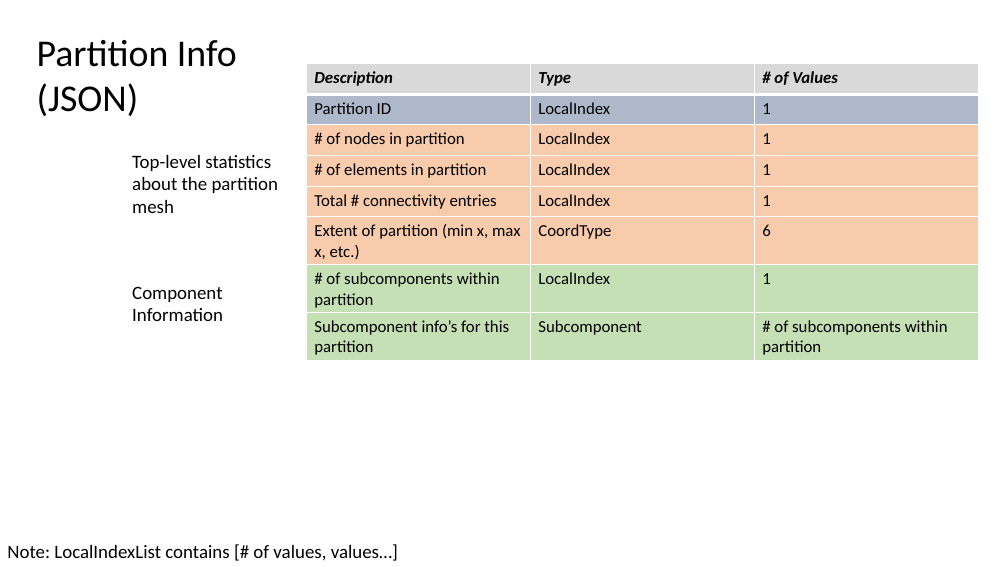
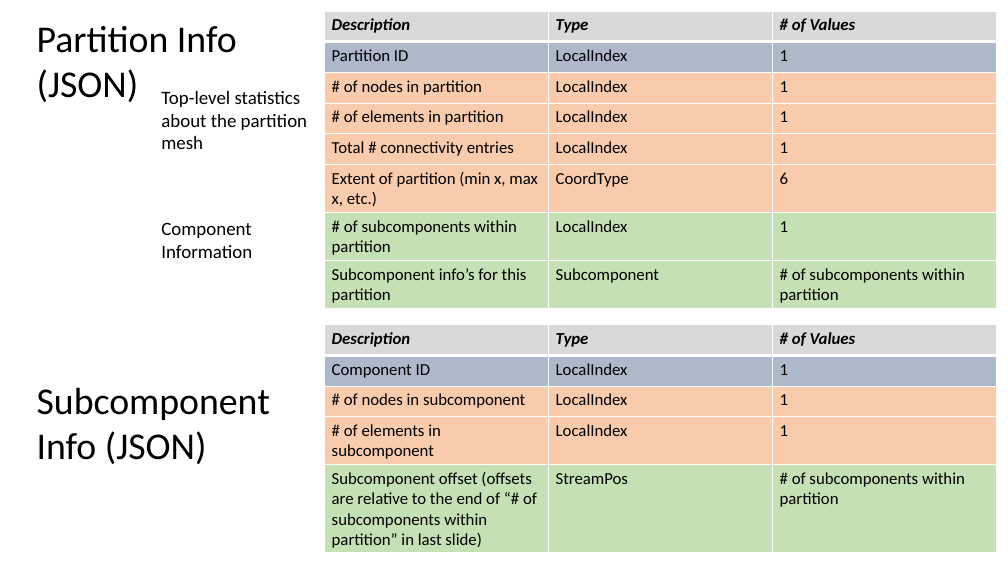
Before and after one commit to afrl/sheff-fea-io, a slide deck: slide 12 of docs/FormatSpecification.pptx. Drawn at 1008x567 pixels with LibreOffice and Linux fonts; fonts in the diff are those of the drawing. Boxes give left, top, right and bottom in pixels: in the first picture for what was removed or moved away, otherwise in the second. Text is boxed around its words. In the diff, an @@ line names an element or a change of style, - is before the commit and + after.

```diff
--- a/docs/FormatSpecification.pptx
+++ b/docs/FormatSpecification.pptx
@@ text "Partition Info": place and size @@
-text "Partition Info" at <box>37,40,237,116</box>
+text "Partition Info" at <box>37,26,237,102</box>
@@ table: place and size @@
-table at <box>307,64,979,361</box>
+table at <box>324,11,996,309</box>
@@ text "Top-level statistics about the partition ...": place and size @@
-text "Top-level statistics about the partition ..." at <box>132,155,278,213</box>
+text "Top-level statistics about the partition ..." at <box>161,91,307,149</box>
@@ text "Component Information": place and size @@
-text "Component Information" at <box>132,286,223,321</box>
+text "Component Information" at <box>161,222,252,258</box>
@@ table added at <box>324,324,996,553</box>, 5 rows, 3 columns @@
+Description | Type | # of Values
+Component ID | LocalIndex | 1
+# of nodes in subcomponent | LocalIndex | 1
+# of elements in subcomponent | LocalIndex | 1
+Subcomponent offset (offsets are relative to the end of “# of subcomponents within partition” in last slide) | StreamPos | # of subcomponents within partition
@@ text added at <box>37,387,270,464</box>, 36 pt, text #000000 @@
+Subcomponent Info (JSON)
@@ text removed at <box>7,544,398,561</box> @@
-Note: LocalIndexList contains [# of values, values…]
```
Also in this commit, not shown: 3 other slides changed, 2 slides added, 2 slides removed, 8 other files.
